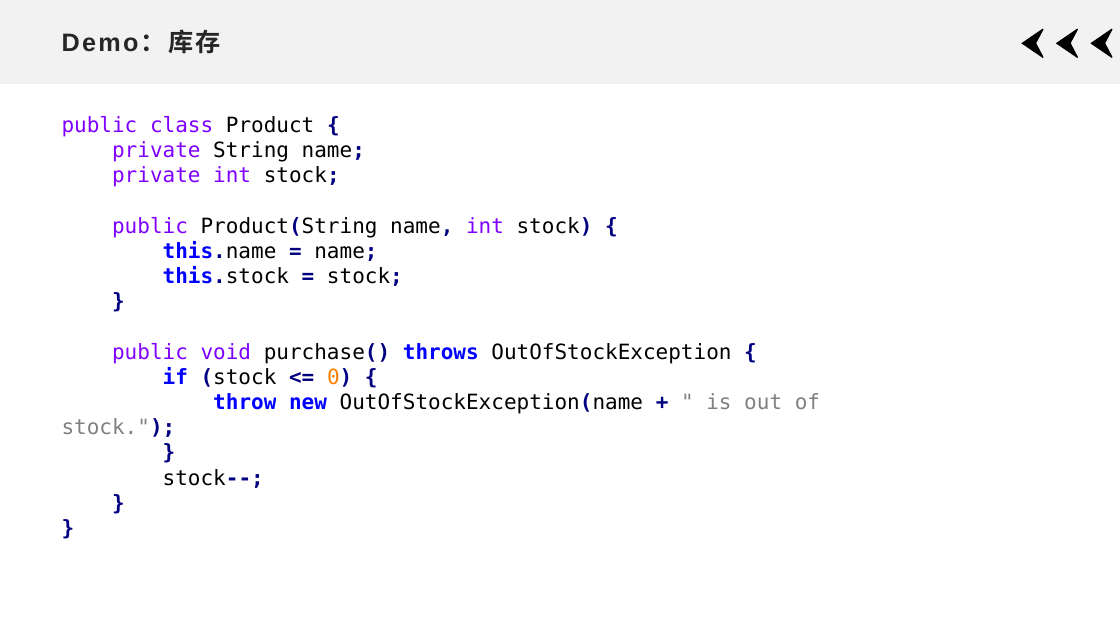
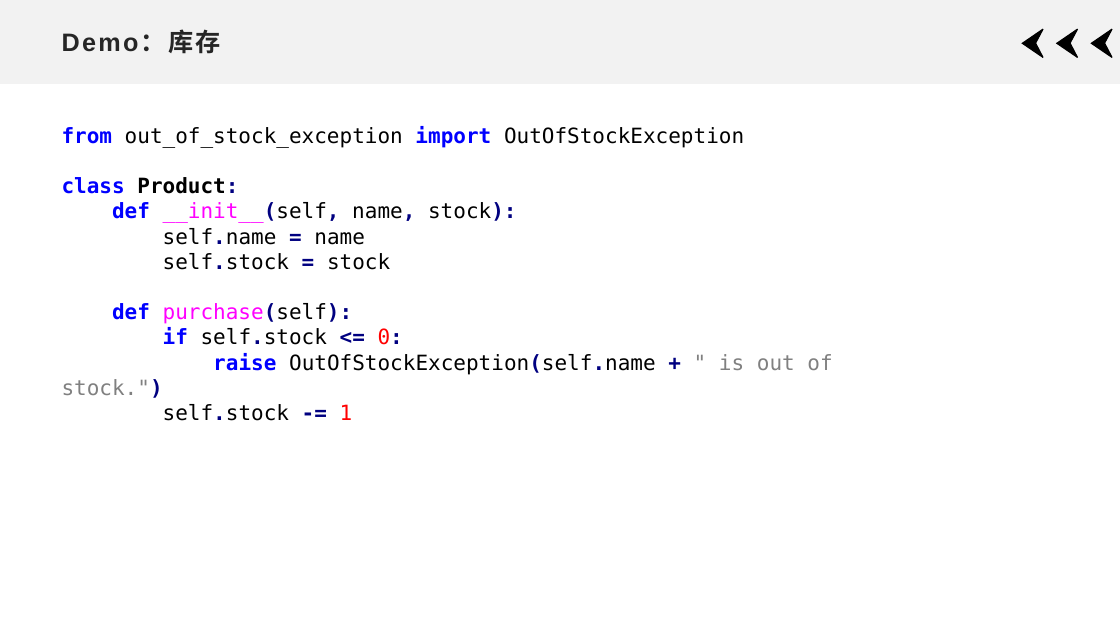
Before and after one commit to xdai02/Python, a slide deck: slide 11 of slides/Chapter9.pptx (slide 13 before the commit). Drawn at 1120x630 pixels with LibreOffice and Linux fonts; fonts in the diff are those of the drawing. Boxes give left, top, right and bottom in pixels: in the first picture for what was removed or moved away, otherwise in the second. Text is boxed around its words. In the diff, an @@ line names an element or a change of style, - is before the commit and + after.

```diff
--- a/slides/Chapter9.pptx
+++ b/slides/Chapter9.pptx
@@ text at box(62, 126, 832, 421): text changed @@
-public class Product {
-private String name;
-private int stock;
-public Product(String name, int stock) {
-this.name = name;
-this.stock = stock;
-}
-public void purchase() throws OutOfStockException {
-if (stock <= 0) {
-throw new OutOfStockException(name + " is out of stock.");
-}
-stock--;
-}
-}
+from out_of_stock_exception import OutOfStockException
+class Product:
+def __init__(self, name, stock):
+self.name = name
+self.stock = stock
+def purchase(self):
+if self.stock <= 0:
+raise OutOfStockException(self.name + " is out of stock.")
+self.stock -= 1
```
Also in this commit, not shown: 8 other slides changed, 2 slides removed, 14 other files.
